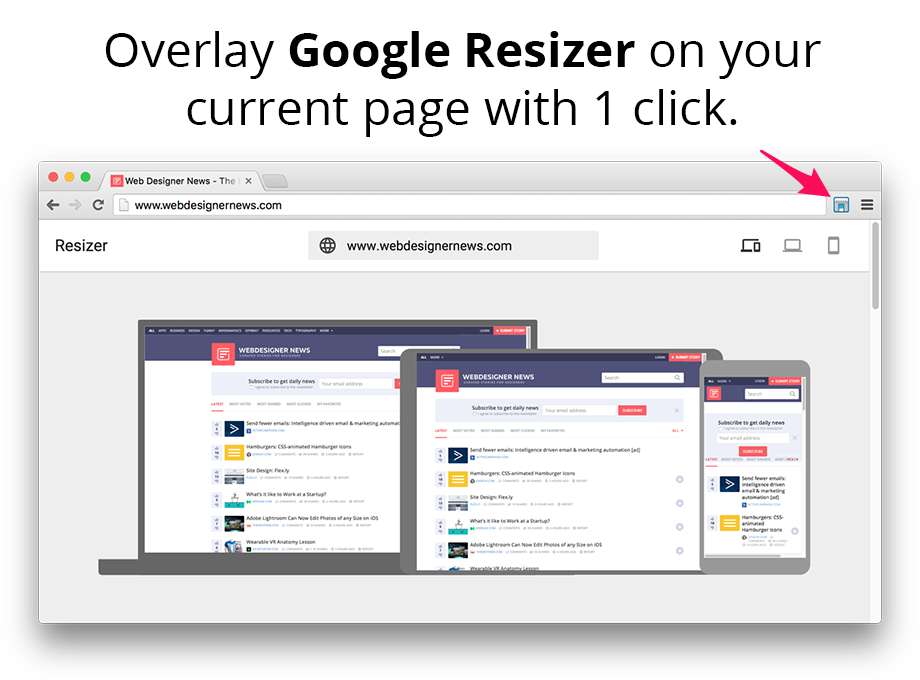
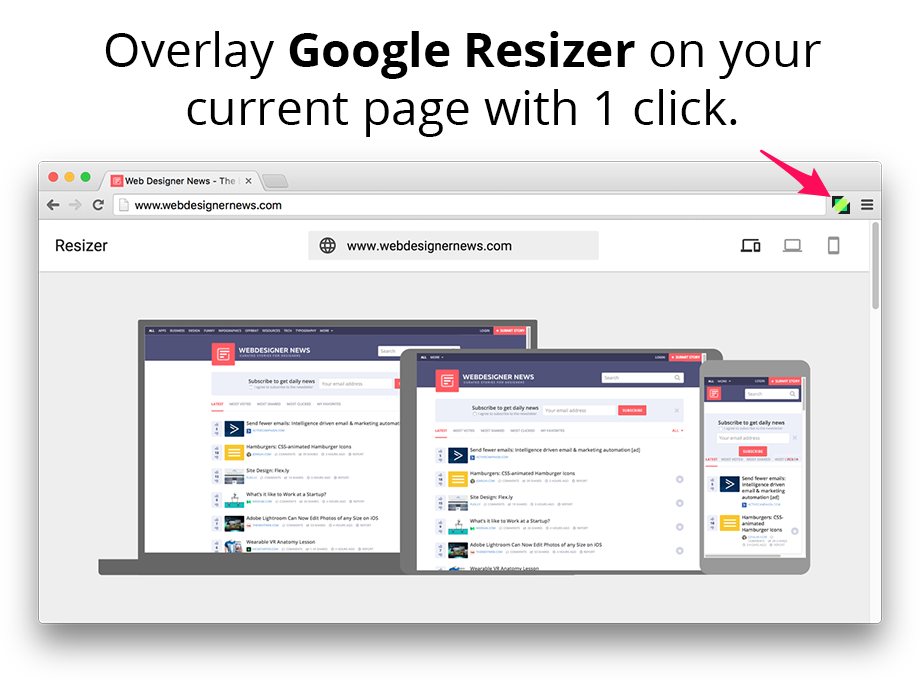
Layer changes from the first 920×680 image to the second:
added layer "resizer_dark" in group "overlay" over bbox(832, 196, 850, 214)
painted on "shot 4" over bbox(831, 193, 856, 215)
